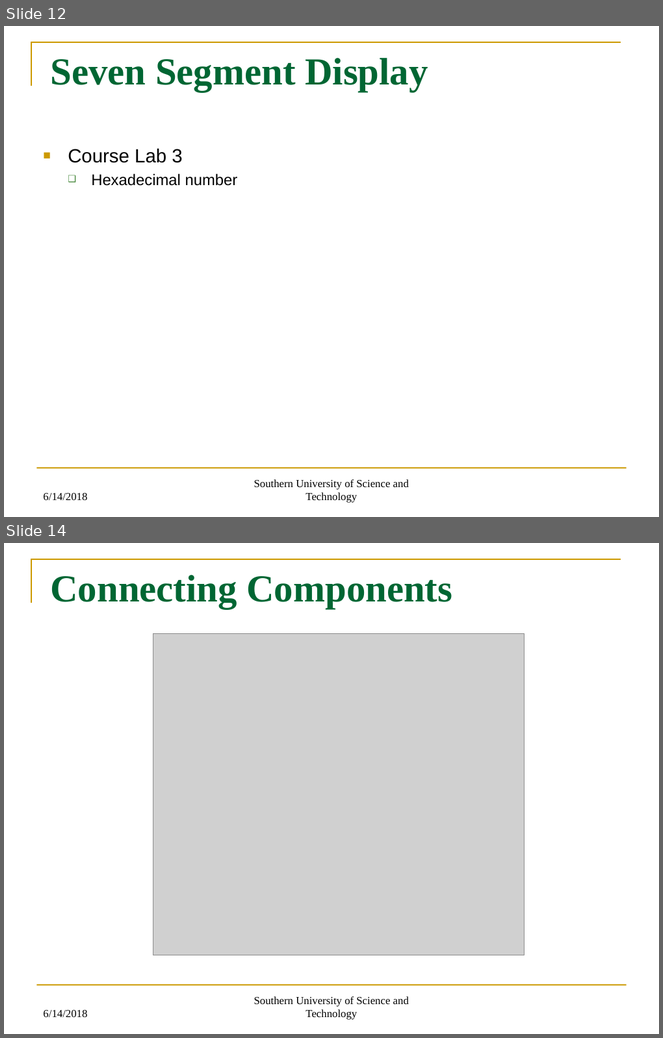
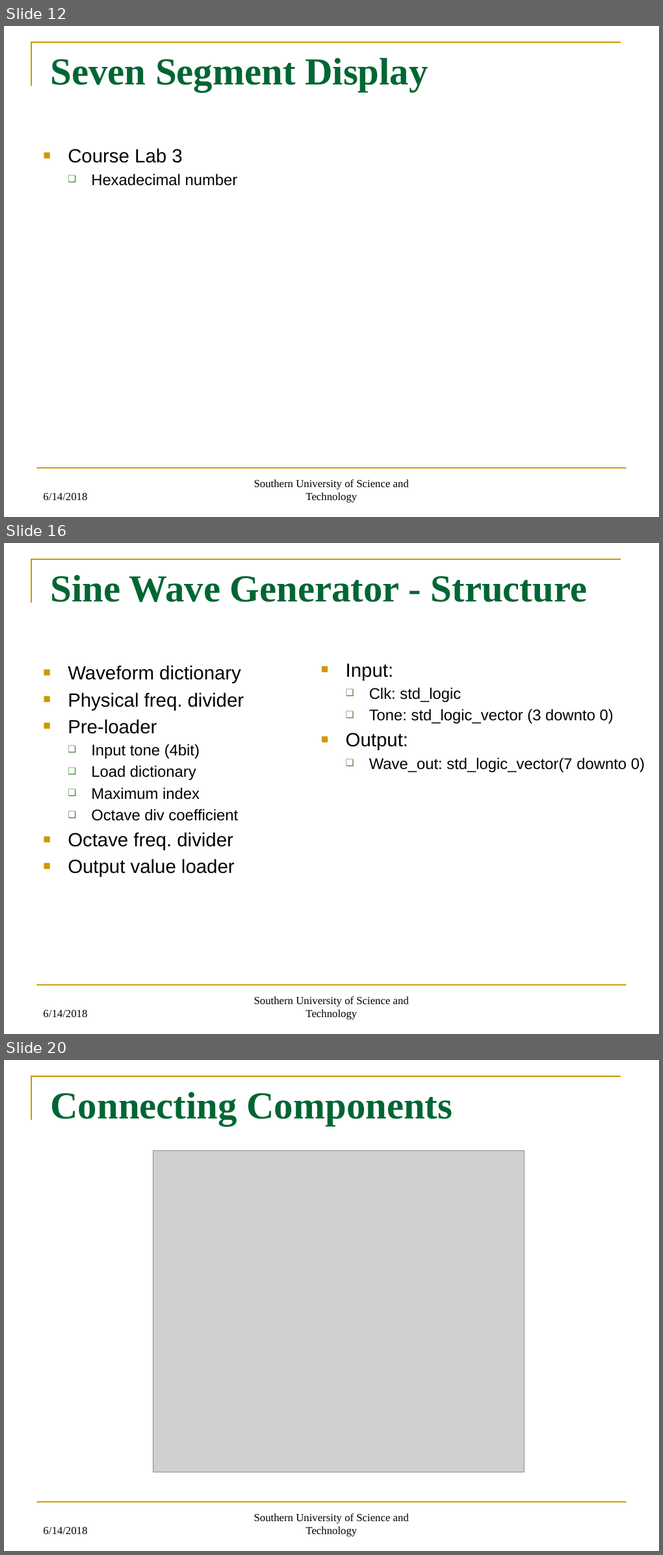
Before and after one commit to CharlesThaCat/FPGA-Sequencer-and-Synthesizer, a slide deck: Step Synthesizer/16-Steps Sequencer and Synthesizer.pptx. Shown one above the other, each under a label of ours: slides 12 and 14 before the commit, slides 12, 16 and 20 after it; the slides between them are not shown. The pictures are 663x1038 and 663x1555 pixels, drawn with LibreOffice and Linux fonts; fonts in the diff are those of the drawing; grey boxes stand for pictures. Boxes give left, top, right and bottom in pixels: in the first picture for what was removed or moved away, otherwise in the second. Text is boxed around its words. In the diff, an @@ line names an element or a change of style, - is before the commit and + after.

```diff
--- a/Step Synthesizer/16-Steps Sequencer and Synthesizer.pptx
+++ b/Step Synthesizer/16-Steps Sequencer and Synthesizer.pptx
@@ slide 16 added at (x1=4, y1=543, x2=659, y2=1034), background #FFFFFF; not listed: 2 template elements that a slide beside it also shows @@
@@ title added at (x1=51, y1=575, x2=587, y2=602), 42 pt, text #006633, bold @@
+Sine Wave Generator - Structure
@@ text added at (x1=68, y1=665, x2=244, y2=877), 21 pt, text #000000 @@
+■ Waveform dictionary
+■ Physical freq. divider
+■ Pre-loader
+  ❑ Input tone (4bit)
+  ❑ Load dictionary
+  ❑ Maximum index
+  ❑ Octave div coefficient
+■ Octave freq. divider
+■ Output value loader
@@ text added at (x1=346, y1=663, x2=645, y2=772), 17 pt, text #000000 @@
+■ Input:
+  ❑ Clk: std_logic
+  ❑ Tone: std_logic_vector (3 downto 0)
+■ Output:
+  ❑ Wave_out: std_logic_vector(7 downto 0)
@@ text added at (x1=43, y1=1010, x2=87, y2=1017), 12 pt, text #000000 @@
+6/14/2018
@@ text added at (x1=254, y1=997, x2=409, y2=1020), 12 pt, text #000000 @@
+Southern University of Science and Technology
@@ what was slide 14 is now slide 20 @@
```
Also in this commit, not shown: 1 slide changed, 7 other slides added, 16 other files.
